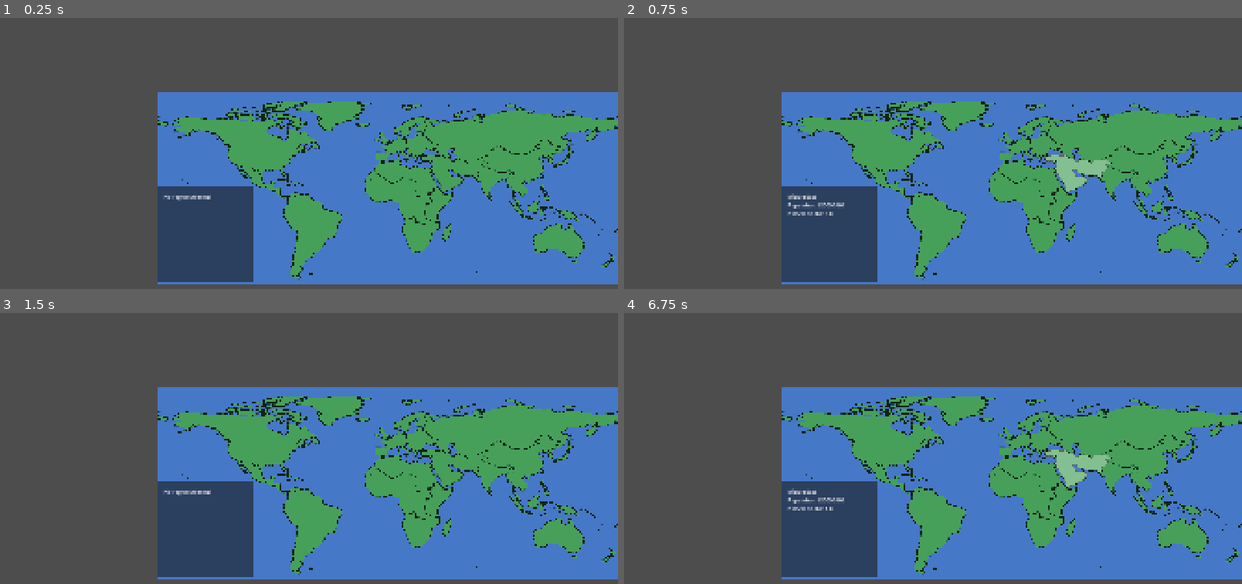
Above: before the commit, frames 1-4 (two rows, left to right).
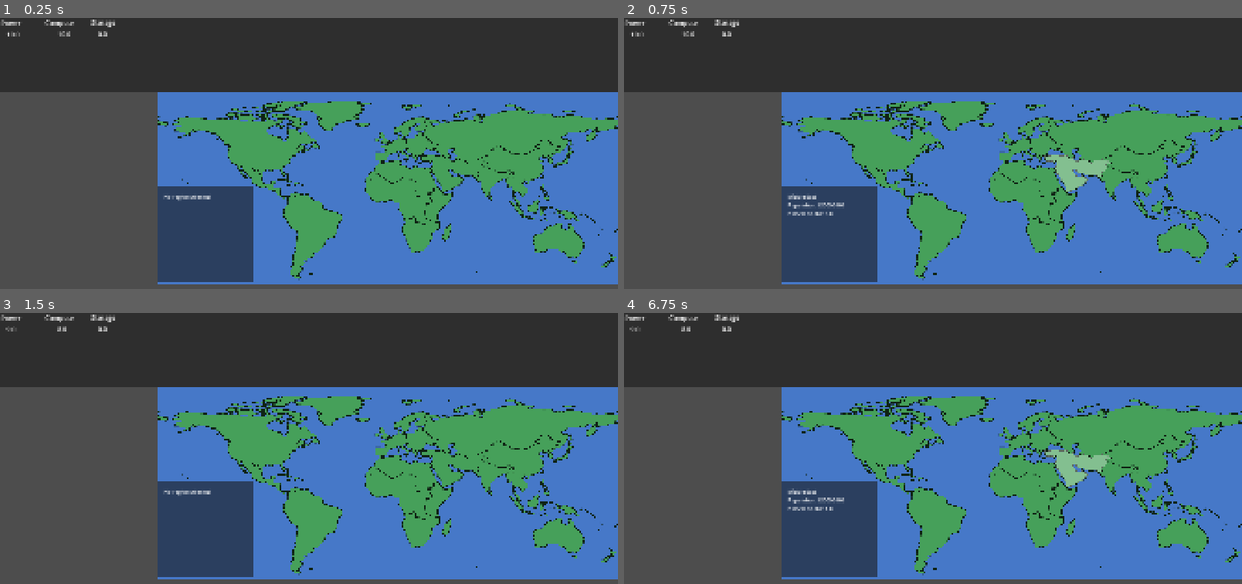
Above: after the commit, the same moments.

Repository: ChrisKnowles1987/Clippy
Game: Godot game, scene res://scenes/main.tscn
The game is run twice, just before and just after one commit, with the same random seed, the same clock (stepped at 60 frames per second) and the same inputs.
Inputs (mouse positions are in pixels of both pictures, inside the frame that each line leads up to):
- Up to frame 1 (0.25 s): no input
- Up to frame 2 (0.75 s): tap Enter at 0.5 s; move the mouse to (1068, 175) at 0.52 s; hold 1 (test_run_exploit) from 0.53 s (still down); click (1068, 175) at 0.67 s
- Up to frame 3 (1.5 s): tap Space at 1.25 s; move the mouse to (185, 505) at 1.27 s; release 1 (test_run_exploit) at 1.28 s; tap 1 (test_run_exploit) at 1.35 s; click (185, 505) at 1.42 s
- Up to frame 4 (6.75 s): tap Enter at 2, 3.5 s; move the mouse to (994, 410) at 2.02 s; hold 1 (test_run_exploit) 2.03-2.78 s; click (994, 410) at 2.17 s; tap Space at 2.75, 4.25 s; move the mouse to (902, 556) at 2.77 s; tap 1 (test_run_exploit) at 2.85, 4.35, 5.85 s; click (902, 556) at 2.92 s; move the mouse to (1118, 537) at 3.52 s; hold 1 (test_run_exploit) 3.53-4.28 s; click (1118, 537) at 3.67 s; move the mouse to (747, 434) at 4.27 s; click (747, 434) at 4.42 s; move the mouse to (963, 486) at 5.02 s; hold 1 (test_run_exploit) 5.03-5.78 s; click (963, 486) at 5.17 s; move the mouse to (840, 399) at 5.77 s; click (840, 399) at 5.92 s; move the mouse to (1068, 470) at 6.52 s; hold 1 (test_run_exploit) from 6.53 s (still down); click (1068, 470) at 6.67 s

The runs differ from the first frame. In frame 1, 27% of the frame differs, in the area x 0-100%, y 0-28%; in frame 2, 27%; in frame 3, 27%; in frame 4, 27%.

Commit message:
add global resource to UI and have it update on spend

Diff:
--- /dev/null
+++ b/scenes/global_resource_panel.gd
@@ -0,0 +1,10 @@
+extends Control
+
+@onready var power_value_label: Label = $PowerValueLabel
+@onready var compute_value_label: Label = $ComputeValueLabel
+@onready var storage_value_label: Label = $StorageValueLabel
+
+func update_values(power: float, compute: float, storage: float):
+	power_value_label.text = str(snapped(power, 0.1))
+	compute_value_label.text = str(snapped(compute, 0.1))
+	storage_value_label.text = str(snapped(storage, 0.1))
--- a/scenes/main.tscn
+++ b/scenes/main.tscn
@@ -1,10 +1,14 @@
-[gd_scene load_steps=6 format=3 uid="uid://2ybm07j7qqkl"]
+[gd_scene load_steps=8 format=3 uid="uid://2ybm07j7qqkl"]
 
 [ext_resource type="Script" uid="uid://b3gffeo3avbp6" path="res://scripts/map_controller.gd" id="1_sugp2"]
 [ext_resource type="Script" uid="uid://c0vrfof7ikxbt" path="res://scripts/main.gd" id="1_tbgi4"]
 [ext_resource type="Texture2D" uid="uid://cx5kw60po51el" path="res://assets/maps/clippy_world_region_borders_only.png" id="2_jyhfs"]
 [ext_resource type="Texture2D" uid="uid://svijuua5rs6w" path="res://assets/maps/clippy_world_region_id_map.png" id="3_tbgi4"]
 [ext_resource type="Script" uid="uid://d2urhygerw064" path="res://scripts/region_panel.gd" id="4_jyhfs"]
+[ext_resource type="Script" uid="uid://3x2p5s26n4tg" path="res://scenes/global_resource_panel.gd" id="6_tefeu"]
+
+[sub_resource type="LabelSettings" id="LabelSettings_o6xl0"]
+font_size = 20
 
 [node name="Node2D" type="Node2D"]
 script = ExtResource("1_tbgi4")
@@ -56,3 +60,64 @@
 size_flags_horizontal = 0
 size_flags_vertical = 8
 mouse_filter = 2
+
+[node name="GlobalResourcePanel" type="Panel" parent="CanvasLayer"]
+anchors_preset = 10
+anchor_right = 1.0
+offset_bottom = 229.0
+grow_horizontal = 2
+size_flags_horizontal = 3
+script = ExtResource("6_tefeu")
+
+[node name="PowerNameLabel" type="Label" parent="CanvasLayer/GlobalResourcePanel"]
+layout_mode = 0
+offset_left = 3.0
+offset_top = 2.0
+offset_right = 129.0
+offset_bottom = 30.0
+text = "Power"
+label_settings = SubResource("LabelSettings_o6xl0")
+
+[node name="PowerValueLabel" type="Label" parent="CanvasLayer/GlobalResourcePanel"]
+layout_mode = 0
+offset_left = 20.0
+offset_top = 37.0
+offset_right = 119.0
+offset_bottom = 65.0
+text = "0"
+label_settings = SubResource("LabelSettings_o6xl0")
+
+[node name="ComputeNameLabel" type="Label" parent="CanvasLayer/GlobalResourcePanel"]
+layout_mode = 0
+offset_left = 140.0
+offset_top = 1.0
+offset_right = 239.0
+offset_bottom = 29.0
+text = "Compute"
+label_settings = SubResource("LabelSettings_o6xl0")
+
+[node name="ComputeValueLabel" type="Label" parent="CanvasLayer/GlobalResourcePanel"]
+layout_mode = 0
+offset_left = 179.0
+offset_top = 36.0
+offset_right = 278.0
+offset_bottom = 64.0
+text = "0"
+label_settings = SubResource("LabelSettings_o6xl0")
+
+[node name="StorageNameLabel" type="Label" parent="CanvasLayer/GlobalResourcePanel"]
+layout_mode = 0
+offset_left = 283.0
+offset_right = 382.0
+offset_bottom = 28.0
+text = "Storage"
+label_settings = SubResource("LabelSettings_o6xl0")
+
+[node name="StorageValueLabel" type="Label" parent="CanvasLayer/GlobalResourcePanel"]
+layout_mode = 0
+offset_left = 304.0
+offset_top = 36.0
+offset_right = 403.0
+offset_bottom = 64.0
+text = "0"
+label_settings = SubResource("LabelSettings_o6xl0")
--- a/scripts/main.gd
+++ b/scripts/main.gd
@@ -2,6 +2,7 @@
 
 @onready var map_controller = $MapController
 @onready var region_panel = $CanvasLayer/RegionPanel
+@onready var global_resource_panel = $CanvasLayer/GlobalResourcePanel
 
 var selected_region_data: RegionData = null
 var region_runtime_data := {}
@@ -13,6 +14,15 @@
 func _ready():
 	map_controller.region_selected.connect(_on_region_selected)
 	region_panel.show_empty()
+	update_global_resource_ui()
+
+func update_global_resource_ui():
+	global_resource_panel.update_values(
+		clippy_power,
+		clippy_compute,
+		clippy_storage
+	)
+
 
 func _input(event):
 	if event.is_action_pressed("test_run_exploit"):
@@ -53,6 +63,7 @@
 	clippy_compute -= compute_cost
 
 	selected_region_data.pwned_noobs += 1.0
+	update_global_resource_ui()
 
 	print("Ran exploit in: ", selected_region_data.display_name)
 	print("Global power: ", clippy_power)
Not shown, added: scenes/global_resource_panel.gd.uid
